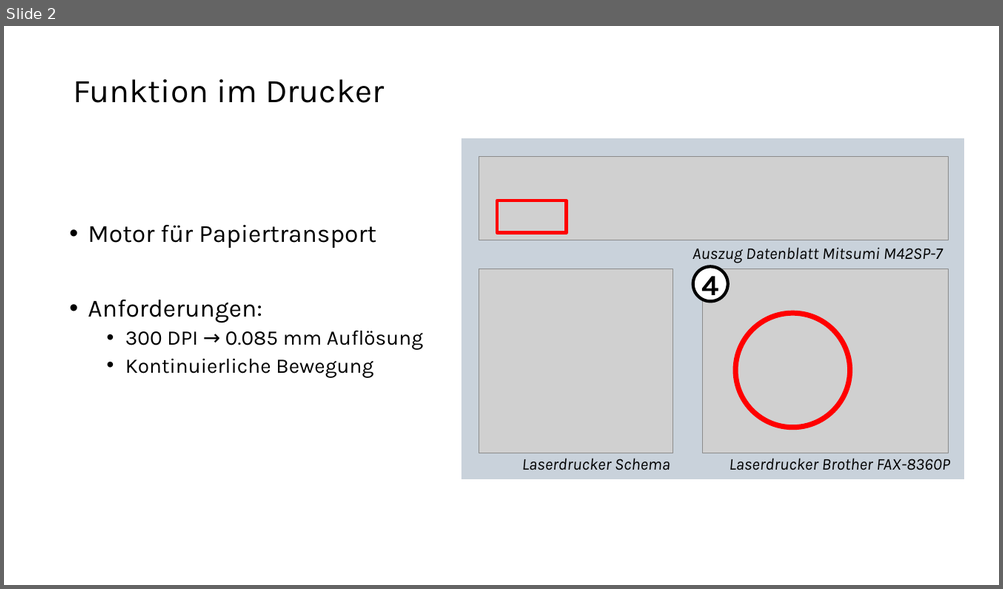
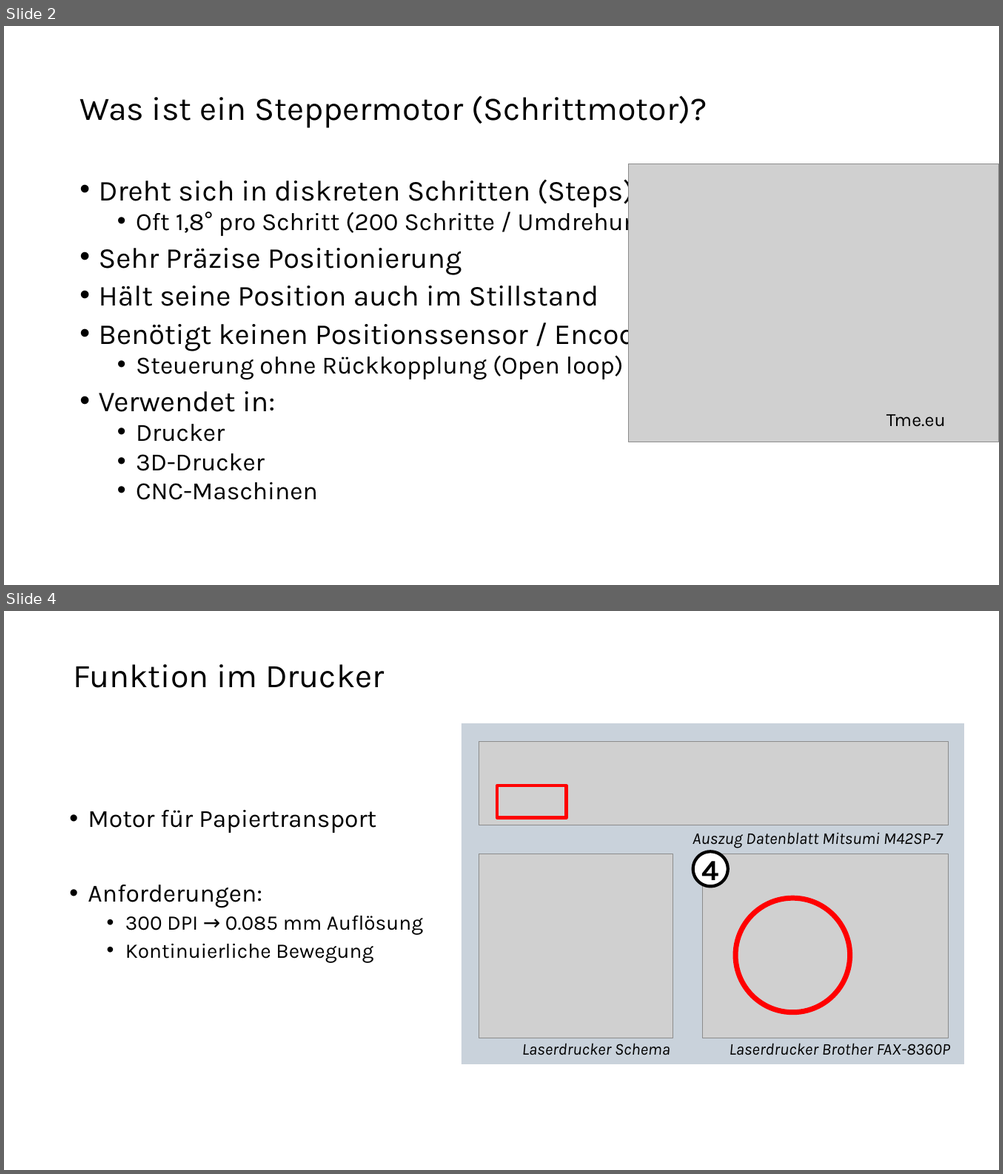
Before and after one commit to tokyo-town/Mechatronik-und-Instrumentierung, a slide deck: Präsi/Stepper Motor.pptx. Shown one above the other, each under a label of ours: slide 2 before the commit, slides 2 and 4 after it; the slides between them are not shown. The pictures are 1003x589 and 1003x1174 pixels, drawn with LibreOffice and Linux fonts; fonts in the diff are those of the drawing; grey boxes stand for pictures. Boxes give left, top, right and bottom in pixels: in the first picture for what was removed or moved away, otherwise in the second. Text is boxed around its words. In the diff, an @@ line names an element or a change of style, - is before the commit and + after.

```diff
--- a/Präsi/Stepper Motor.pptx
+++ b/Präsi/Stepper Motor.pptx
@@ slide 2 added at (4,26,999,585), background #FFFFFF @@
@@ title added at (79,96,706,128), 32 pt, text #000000 @@
+Was ist ein Steppermotor (Schrittmotor)?
@@ text added at (99,175,661,500), 28 pt, text #000000 @@
+• Dreht sich in diskreten Schritten (Steps)
+  • Oft 1,8° pro Schritt (200 Schritte / Umdrehung)
+• Sehr Präzise Positionierung
+• Hält seine Position auch im Stillstand
+• Benötigt keinen Positionssensor / Encoder
+  • Steuerung ohne Rückkopplung (Open loop)
+• Verwendet in:
+  • Drucker
+  • 3D-Drucker
+  • CNC-Maschinen
@@ picture added at (629,164,999,443) @@
@@ text added at (886,414,945,427), 18 pt, text #000000 @@
+Tme.eu
@@ what was slide 2 is now slide 4 @@
```
Also in this commit, not shown: 2 slides changed, 8 other slides added, 2 slides removed, 51 other files.
